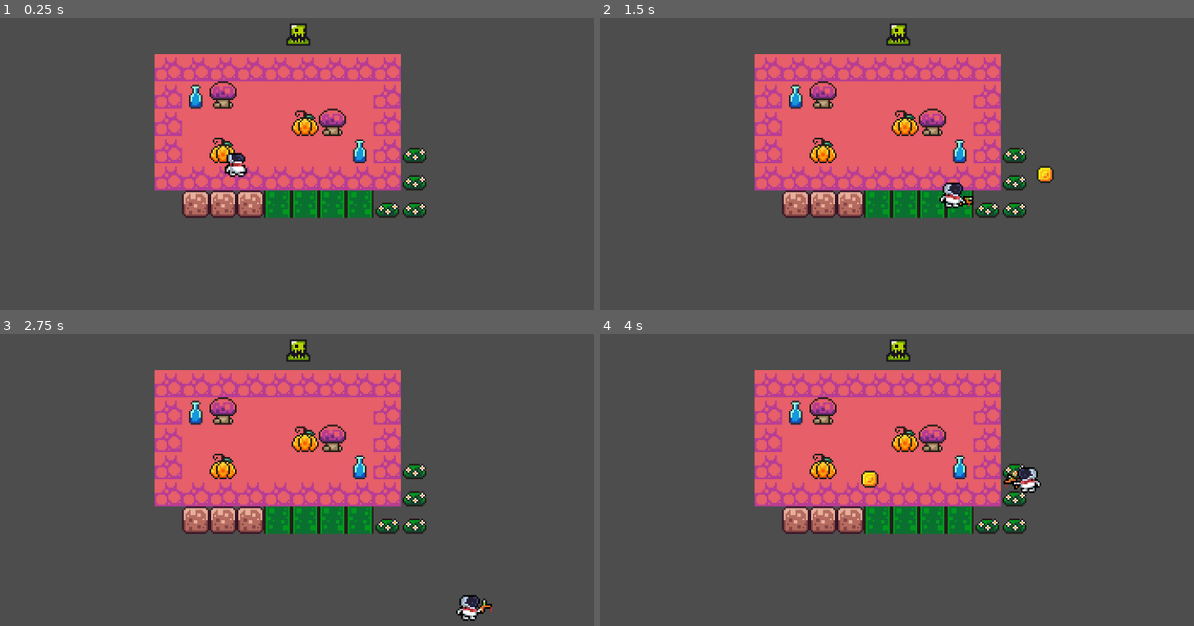
Above: before the commit, frames 1-4 (two rows, left to right).
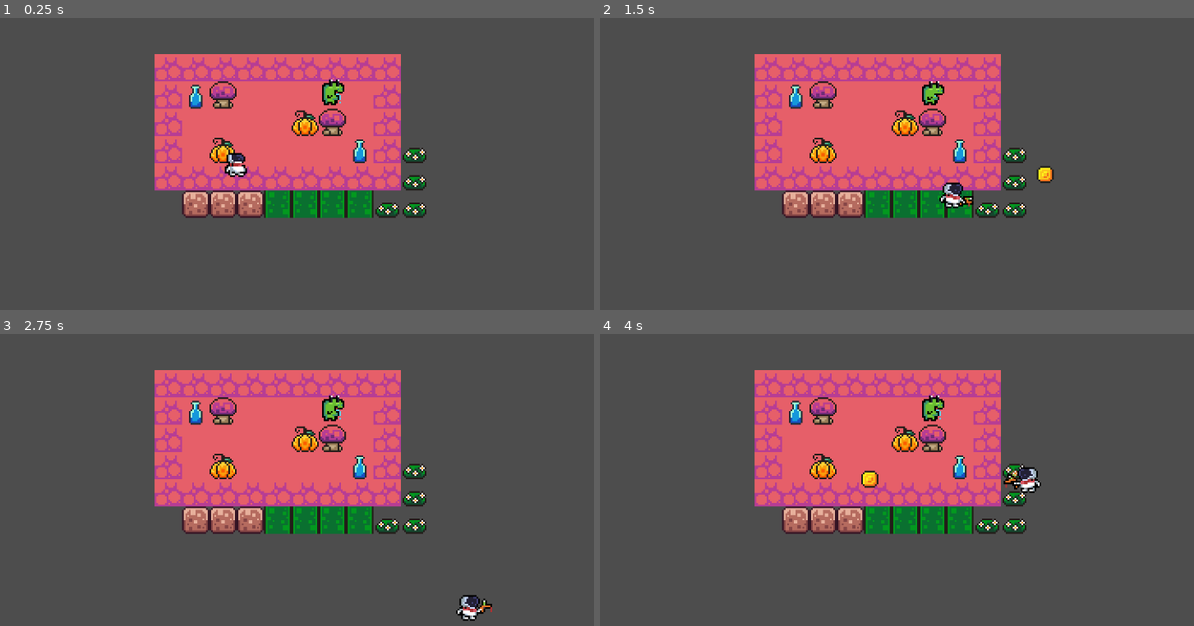
Above: after the commit, the same moments.

Repository: A-somenumbers/SpaceGameSBGJ
Game: Godot game, scene res://scenes/game_scene.tscn
Two runs of this game, one before a commit and one after it. Both use one fixed random seed, a clock stepped at 60 frames per second and the inputs below.
Inputs:
- Up to frame 1 (0.25 s): no input
- Up to frame 2 (1.5 s): hold Right (move_right) 0.53-1.28 s; tap T (attack) at 0.6, 1.35 s; hold S (move_down) from 1.28 s (still down)
- Up to frame 3 (2.75 s): release S (move_down) at 2.03 s; hold Right (move_right) from 2.03 s (still down); tap T (attack) at 2.1 s
- Up to frame 4 (4 s): release Right (move_right) at 2.78 s; hold Up (move_up) 2.78-3.53 s; tap T (attack) at 2.85, 3.6 s; hold Left (move_left) from 3.53 s (still down)

The runs differ from the first frame. In frame 1, 0.5% of the frame differs, in the area x 48-58%, y 1-31%; in frame 2, 0.5%; in frame 3, 0.5%; in frame 4, 0.5%.

Commit message:
Added green enemies & chasing logic

Diff:
--- /dev/null
+++ b/space-quest---game-jam/scenes/alien_g.tscn
@@ -0,0 +1,80 @@
+[gd_scene load_steps=12 format=3 uid="uid://t0i6il5kikp5"]
+
+[ext_resource type="Script" path="res://scripts/alien_g.gd" id="1_86ji5"]
+[ext_resource type="Texture2D" uid="uid://d3fb3p1ww6tnv" path="res://assets/SBGJ_Assets/AGJ_Enemy1_Idle.png" id="2_1tojo"]
+[ext_resource type="Texture2D" uid="uid://ci044n0h27ybb" path="res://assets/SBGJ_Assets/AGJ_Enemy1_Sprint.png" id="3_55hpf"]
+
+[sub_resource type="AtlasTexture" id="AtlasTexture_xkjeu"]
+atlas = ExtResource("2_1tojo")
+region = Rect2(0, 0, 16, 16)
+
+[sub_resource type="AtlasTexture" id="AtlasTexture_5jcvr"]
+atlas = ExtResource("2_1tojo")
+region = Rect2(16, 0, 16, 16)
+
+[sub_resource type="AtlasTexture" id="AtlasTexture_uwnud"]
+atlas = ExtResource("3_55hpf")
+region = Rect2(0, 0, 16, 16)
+
+[sub_resource type="AtlasTexture" id="AtlasTexture_ejp2w"]
+atlas = ExtResource("3_55hpf")
+region = Rect2(16, 0, 16, 16)
+
+[sub_resource type="SpriteFrames" id="SpriteFrames_cy4bb"]
+animations = [{
+"frames": [{
+"duration": 1.0,
+"texture": SubResource("AtlasTexture_xkjeu")
+}, {
+"duration": 1.0,
+"texture": SubResource("AtlasTexture_5jcvr")
+}],
+"loop": true,
+"name": &"Idle",
+"speed": 1.0
+}, {
+"frames": [{
+"duration": 1.0,
+"texture": SubResource("AtlasTexture_uwnud")
+}, {
+"duration": 1.0,
+"texture": SubResource("AtlasTexture_ejp2w")
+}],
+"loop": true,
+"name": &"Move",
+"speed": 5.0
+}]
+
+[sub_resource type="CircleShape2D" id="CircleShape2D_qay4l"]
+radius = 7.0
+
+[sub_resource type="CircleShape2D" id="CircleShape2D_wli5u"]
+radius = 36.0555
+
+[sub_resource type="CircleShape2D" id="CircleShape2D_d87qw"]
+radius = 10.198
+
+[node name="AlienG" type="CharacterBody2D"]
+script = ExtResource("1_86ji5")
+
+[node name="AnimatedSprite2D" type="AnimatedSprite2D" parent="."]
+sprite_frames = SubResource("SpriteFrames_cy4bb")
+animation = &"Idle"
+frame_progress = 0.0932043
+
+[node name="basic_collision" type="CollisionShape2D" parent="."]
+shape = SubResource("CircleShape2D_qay4l")
+
+[node name="detection area" type="Area2D" parent="."]
+
+[node name="CollisionShape2D" type="CollisionShape2D" parent="detection area"]
+shape = SubResource("CircleShape2D_wli5u")
+
+[node name="Hitbox" type="Area2D" parent="."]
+
+[node name="CollisionShape2D" type="CollisionShape2D" parent="Hitbox"]
+shape = SubResource("CircleShape2D_d87qw")
+
+[connection signal="body_entered" from="detection area" to="." method="_on_detection_area_body_entered"]
+[connection signal="body_exited" from="detection area" to="." method="_on_detection_area_body_exited"]
+[connection signal="body_entered" from="Hitbox" to="." method="_on_hitbox_body_entered"]
--- a/space-quest---game-jam/scenes/game_scene.tscn
+++ b/space-quest---game-jam/scenes/game_scene.tscn
@@ -2,7 +2,7 @@
 
 [ext_resource type="PackedScene" uid="uid://cwuwdhuq7v0dt" path="res://scenes/player.tscn" id="1_ohxhq"]
 [ext_resource type="Texture2D" uid="uid://ceygyi8flwb3y" path="res://assets/sprites/world_tileset.png" id="1_vxaag"]
-[ext_resource type="PackedScene" uid="uid://biboxqrtc1j3p" path="res://scenes/enemy.tscn" id="3_2k3qe"]
+[ext_resource type="PackedScene" uid="uid://t0i6il5kikp5" path="res://scenes/alien_g.tscn" id="3_memw1"]
 
 [sub_resource type="TileSetAtlasSource" id="TileSetAtlasSource_h0ne3"]
 texture = ExtResource("1_vxaag")
@@ -155,5 +155,5 @@
 position = Vector2(17, -7)
 zoom = Vector2(3, 3)
 
-[node name="enemy" parent="." instance=ExtResource("3_2k3qe")]
-position = Vector2(36, -71)
+[node name="AlienG" parent="." instance=ExtResource("3_memw1")]
+position = Vector2(56, -42)
--- a/space-quest---game-jam/scenes/player.tscn
+++ b/space-quest---game-jam/scenes/player.tscn
@@ -4,6 +4,10 @@
 [ext_resource type="Texture2D" uid="uid://bc6y8rtbvop4y" path="res://assets/SBGJ_Assets/AGJ_PlayerSprite_Idle.png" id="2_qpefo"]
 [ext_resource type="Texture2D" uid="uid://by0mic3b1jma7" path="res://assets/SBGJ_Assets/AGJ_PlayerSprite_RangeAtk.png" id="3_5cke1"]
 [ext_resource type="Texture2D" uid="uid://cdp6p2pdi1oiq" path="res://assets/SBGJ_Assets/AGJ_PlayerSprite_Sprint.png" id="4_lredi"]
+
+[sub_resource type="CapsuleShape2D" id="CapsuleShape2D_anyef"]
+radius = 5.0
+height = 10.0
 
 [sub_resource type="AtlasTexture" id="AtlasTexture_lttt1"]
 atlas = ExtResource("2_qpefo")
@@ -191,10 +195,6 @@
 "speed": 15.0
 }]
 
-[sub_resource type="CapsuleShape2D" id="CapsuleShape2D_anyef"]
-radius = 5.0
-height = 10.0
-
 [sub_resource type="CircleShape2D" id="CircleShape2D_gu8ik"]
 radius = 11.0
 
@@ -206,18 +206,17 @@
 
 [node name="deal attack timer" type="Timer" parent="."]
 
+[node name="collision" type="CollisionShape2D" parent="."]
+position = Vector2(0, 3)
+shape = SubResource("CapsuleShape2D_anyef")
+
 [node name="flip" type="Node2D" parent="."]
 
 [node name="sprite" type="AnimatedSprite2D" parent="flip"]
 unique_name_in_owner = true
 sprite_frames = SubResource("SpriteFrames_vt42l")
-animation = &"shoot"
+animation = &"idle"
 autoplay = "idle"
-frame_progress = 0.620363
-
-[node name="collision" type="CollisionShape2D" parent="flip"]
-position = Vector2(0, 3)
-shape = SubResource("CapsuleShape2D_anyef")
 
 [node name="player_hbox" type="Area2D" parent="flip"]
 
--- a/space-quest---game-jam/scenes/projectile_1.tscn
+++ b/space-quest---game-jam/scenes/projectile_1.tscn
@@ -1,7 +1,7 @@
-[gd_scene load_steps=16 format=3 uid="uid://cpty2sr1mdqcr"]
+[gd_scene load_steps=17 format=3 uid="uid://cpty2sr1mdqcr"]
 
 [ext_resource type="Texture2D" uid="uid://5ftgcx744sj4" path="res://assets/sprites/coin.png" id="1_2leb0"]
-[ext_resource type="Script" path="res://scenes/projectile_1.gd" id="1_mrrx1"]
+[ext_resource type="Script" path="res://scripts/projectile_1.gd" id="1_mrrx1"]
 
 [sub_resource type="AtlasTexture" id="AtlasTexture_5xbj0"]
 atlas = ExtResource("1_2leb0")
@@ -95,6 +95,9 @@
 "speed": 5.0
 }]
 
+[sub_resource type="RectangleShape2D" id="RectangleShape2D_wgr20"]
+size = Vector2(10, 10)
+
 [node name="Projectile1" type="CharacterBody2D"]
 script = ExtResource("1_mrrx1")
 
@@ -102,3 +105,10 @@
 sprite_frames = SubResource("SpriteFrames_g7r1k")
 animation = &"move"
 frame_progress = 0.445539
+
+[node name="CollisionShape2D" type="CollisionShape2D" parent="."]
+shape = SubResource("RectangleShape2D_wgr20")
+
+[node name="VisibleOnScreenEnabler2D" type="VisibleOnScreenEnabler2D" parent="."]
+
+[connection signal="screen_exited" from="VisibleOnScreenEnabler2D" to="." method="_on_visible_on_screen_enabler_2d_screen_exited"]
--- /dev/null
+++ b/space-quest---game-jam/scripts/alien_g.gd
@@ -0,0 +1,53 @@
+extends CharacterBody2D
+
+var speed = 50
+var health = 100
+
+
+var dead = false
+var player_in_range = false
+var player
+
+func _ready():
+	dead = false
+func _physics_process(delta: float) -> void:
+	if !dead:
+		$"detection area/CollisionShape2D".disabled = false
+		if player_in_range:
+			if(player.position.x - position.x) < 0:
+				$AnimatedSprite2D.flip_h = true
+			else:
+				$AnimatedSprite2D.flip_h = false
+			position += (player.position - position)/speed
+			$AnimatedSprite2D.play("Move")
+		else:
+			$AnimatedSprite2D.play("Idle")
+	if dead:
+		$"detection area/CollisionShape2D".disabled = true
+
+func _on_detection_area_body_entered(body: Node2D) -> void:
+	if body.has_method("player"):
+		print("gloop :P")
+		player_in_range = true
+		player = body
+
+
+func _on_detection_area_body_exited(body: Node2D) -> void:
+	if body.has_method("player"):
+		player_in_range = false
+
+func _on_hitbox_body_entered(body: Node2D) -> void:
+	var damage
+	if body.has_method("proj"):
+		print("gleep :D")
+		damage = 50
+		take_damage(damage)
+
+func take_damage(damage):
+	health -= damage
+	if health<= 0 and !dead:
+		death()
+
+func death():
+	dead = true;
+	queue_free()
--- a/space-quest---game-jam/scripts/player_movement.gd
+++ b/space-quest---game-jam/scripts/player_movement.gd
@@ -3,7 +3,7 @@
 @export var movement_speed : float = 500
 
 @onready var projectileO = preload("res://scenes/projectile_1.tscn")
-"res://scenes/projectile_1.gd"
+
 var character_direction : Vector2
 var enemy_attackRange = false
 var attack_cooldown = true
--- a/space-quest---game-jam/scenes/projectile_1.gd
+++ b/space-quest---game-jam/scripts/projectile_1.gd
@@ -5,3 +5,11 @@
 
 func  _physics_process(delta):
 	move_local_x(vel*SPEED*delta)
+
+func proj():
+	pass
+
+
+
+func _on_visible_on_screen_enabler_2d_screen_exited() -> void:
+	queue_free()
